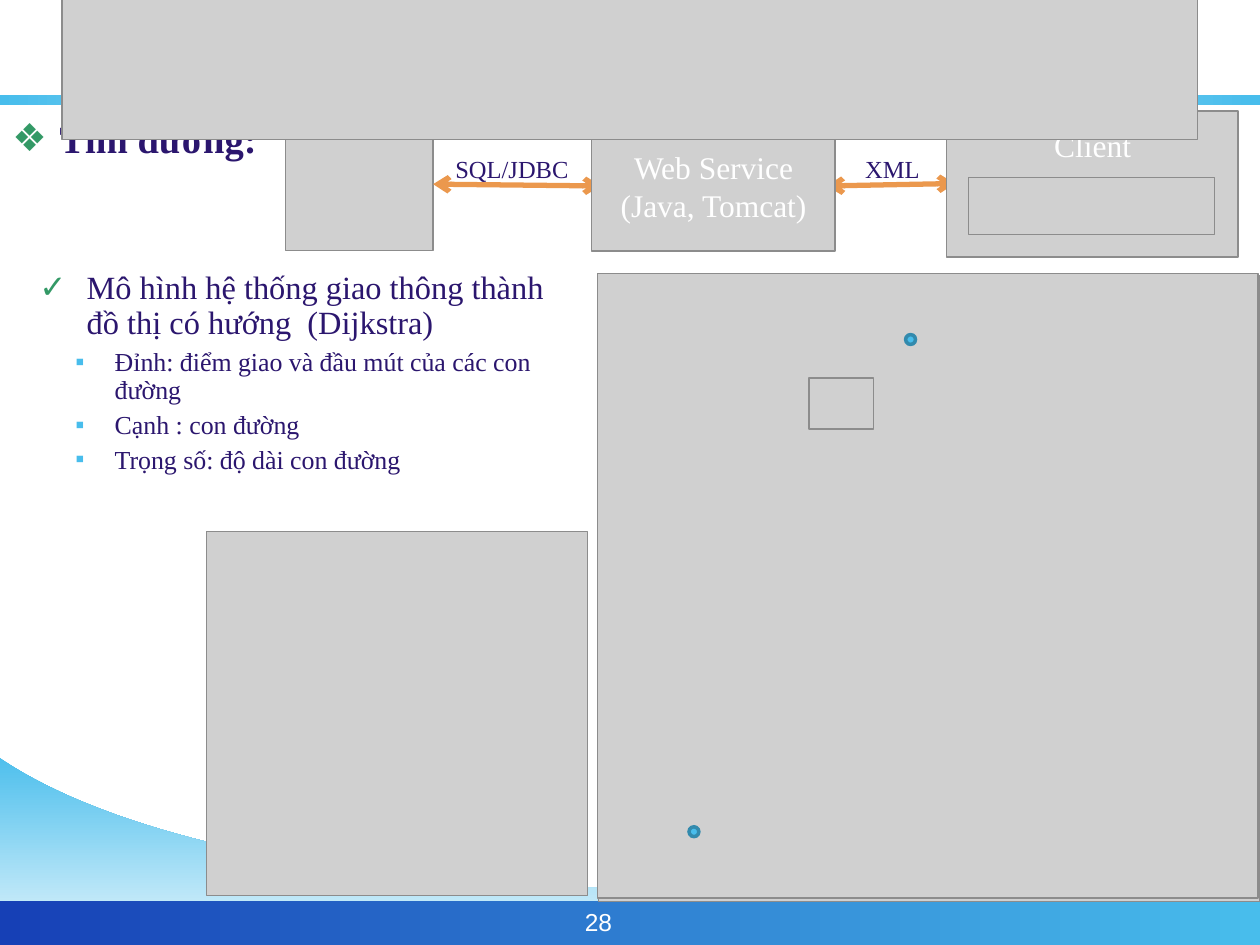
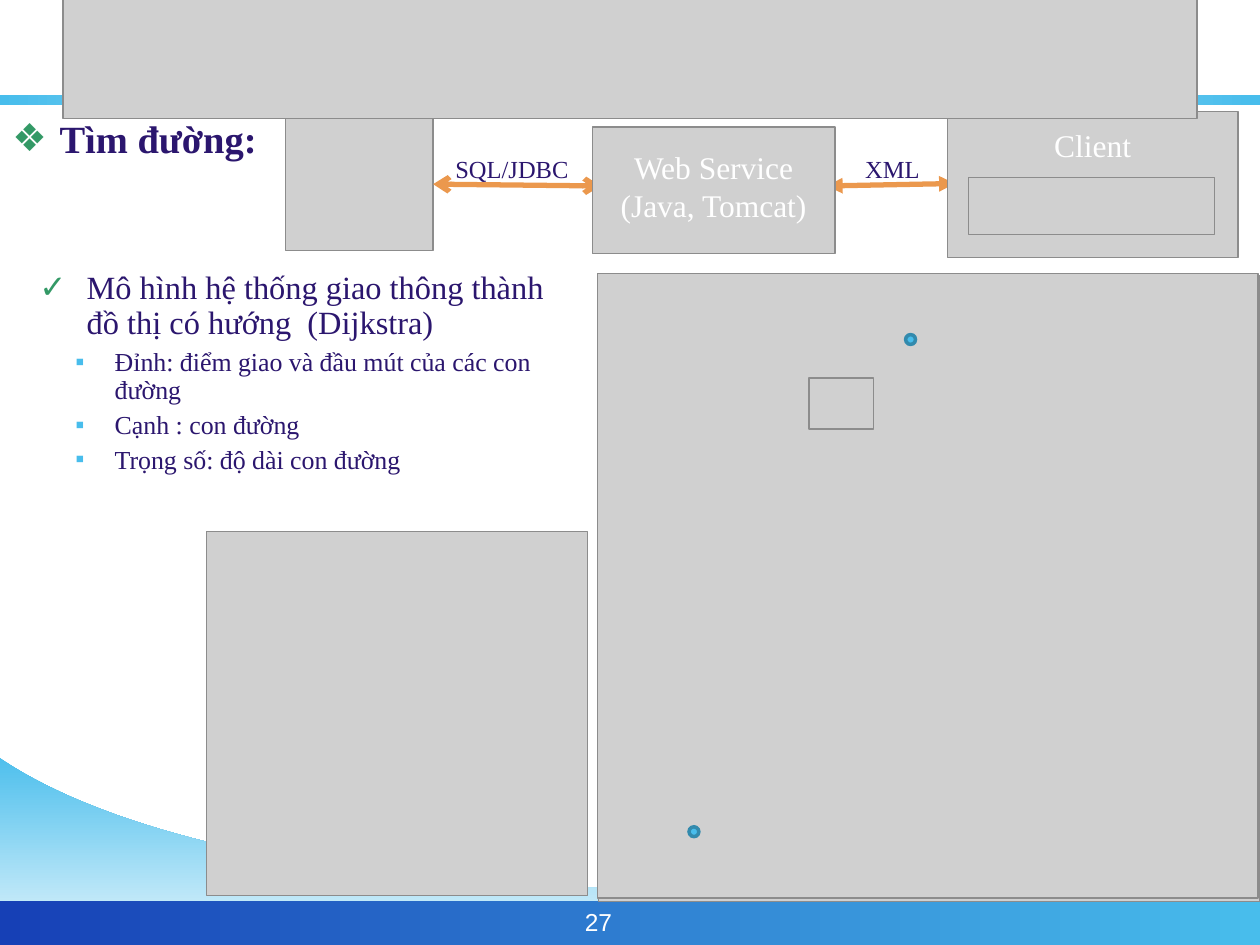
Before and after one commit to phamngsinh/cantho-webgis, a slide deck: slide 27 of Document/Bao Cao/BaoCaoLuanVan3.ppt (slide 28 before the commit). Drawn at 1260x945 pixels with LibreOffice and Linux fonts; fonts in the diff are those of the drawing; grey boxes stand for pictures; background and template pictures are left out. Boxes give left, top, right and bottom in pixels: in the first picture for what was removed or moved away, otherwise in the second. Text is boxed around its words. In the diff, an @@ line names an element or a change of style, - is before the commit and + after.

```diff
--- a/Document/Bao Cao/BaoCaoLuanVan3.ppt
+++ b/Document/Bao Cao/BaoCaoLuanVan3.ppt
@@ picture: place and size @@
-picture at <box>62,0,1197,140</box>
+picture at <box>63,0,1197,118</box>
@@ picture: place and size @@
-picture at <box>591,126,834,251</box>
+picture at <box>592,127,835,255</box>
@@ page number at <box>585,914,612,931</box>: text changed @@
-28
+27
```
Also in this commit, not shown: 28 other slides changed, 1 slide removed.
